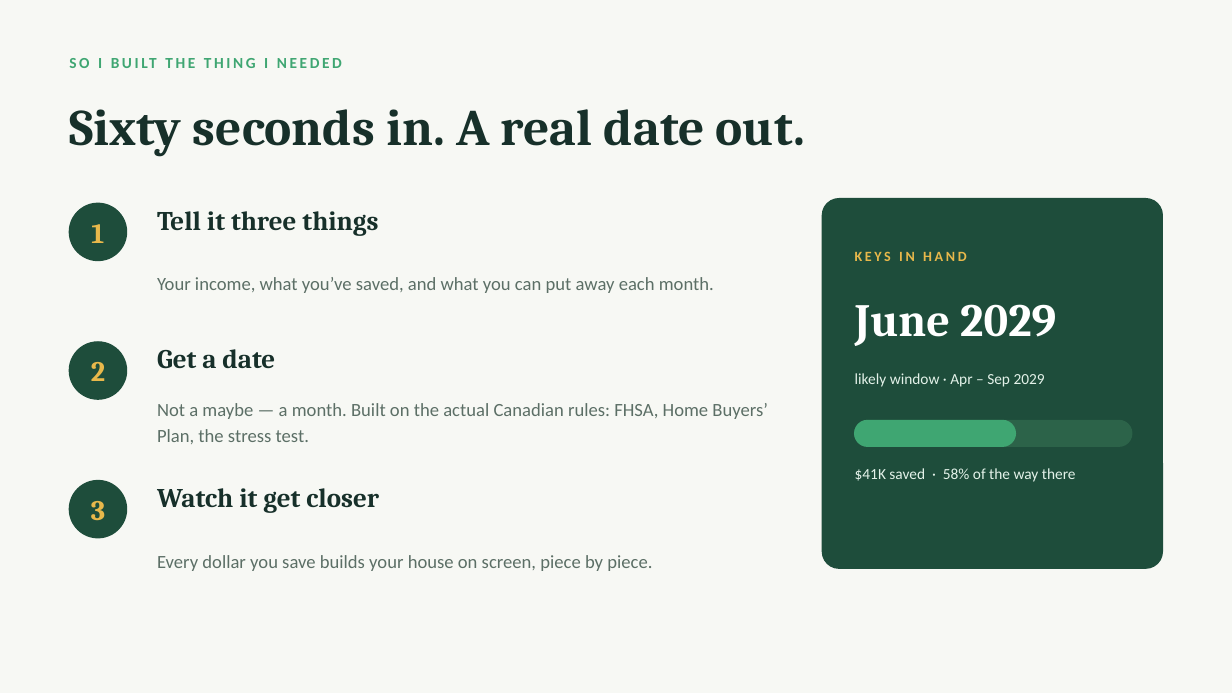
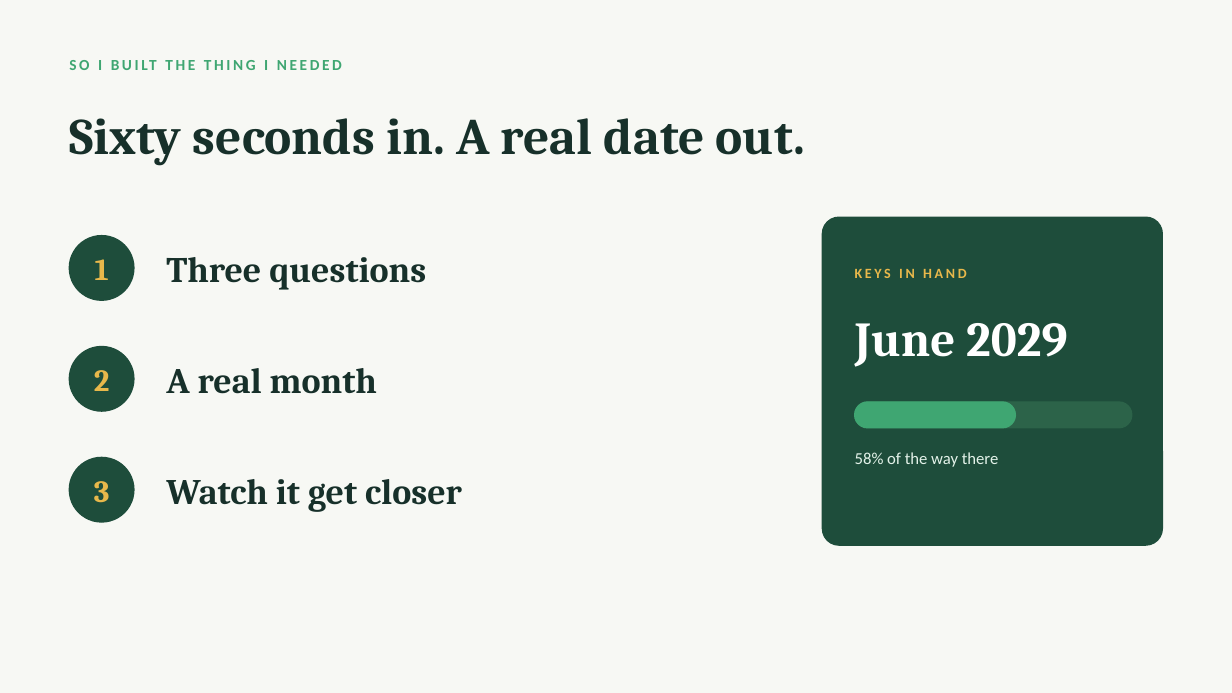
Before and after one commit to jasonmwong603/Claude-Code, a slide deck: slide 5 of apps/keydate/pitch/KeyDate-JCI-Edmonton.pptx. Drawn at 1232x693 pixels with LibreOffice and Linux fonts; fonts in the diff are those of the drawing. Boxes give left, top, right and bottom in pixels: in the first picture for what was removed or moved away, otherwise in the second. Text is boxed around its words. In the diff, an @@ line names an element or a change of style, - is before the commit and + after.

```diff
--- a/apps/keydate/pitch/KeyDate-JCI-Edmonton.pptx
+++ b/apps/keydate/pitch/KeyDate-JCI-Edmonton.pptx
@@ text "Sixty seconds in. A real ...": place and size @@
-text "Sixty seconds in. A real ..." at box(69, 109, 806, 157)
+text "Sixty seconds in. A real ..." at box(69, 118, 806, 166)
@@ text "1": place and size @@
-text "1" at box(91, 224, 104, 243)
+text "1" at box(95, 259, 109, 280)
@@ ellipse: place and size @@
-ellipse at box(69, 203, 127, 261)
+ellipse at box(69, 236, 134, 300)
@@ rounded rectangle: place and size @@
-rounded rectangle at box(823, 199, 1163, 568)
+rounded rectangle at box(823, 217, 1163, 545)
@@ rounded rectangle at box(823, 217, 1163, 545): proportions changed @@
@@ text at box(166, 257, 426, 290): text changed; size 21 to 28 pt @@
-Tell it three things
+Three questions
@@ text "KEYS IN HAND": place and size @@
-text "KEYS IN HAND" at box(855, 251, 966, 261)
+text "KEYS IN HAND" at box(855, 268, 966, 278)
@@ text removed at box(157, 277, 714, 293) @@
-Your income, what you’ve saved, and what you can put away each month.
@@ text "June 2029": place and size @@
-text "June 2029" at box(855, 304, 1056, 346)
+text "June 2029" at box(855, 323, 1068, 367)
@@ text "June 2029" at box(855, 323, 1068, 367): size 36 to 38 pt @@
@@ ellipse: place and size @@
-ellipse at box(69, 342, 127, 399)
+ellipse at box(69, 347, 134, 411)
@@ text removed at box(157, 349, 275, 369) @@
-Get a date
@@ text added at box(166, 368, 377, 394), 28 pt, text #17302A, bold @@
+A real month
@@ text removed at box(855, 373, 1045, 387) @@
-likely window · Apr – Sep 2029
@@ text removed at box(157, 403, 767, 444) @@
-Not a maybe — a month. Built on the actual Canadian rules: FHSA, Home Buyers’ Plan, the stress test.
@@ rounded rectangle: place and size @@
-rounded rectangle at box(855, 421, 1132, 446)
+rounded rectangle at box(855, 402, 1132, 428)
@@ rounded rectangle: place and size @@
-rounded rectangle at box(855, 421, 1016, 446)
+rounded rectangle at box(855, 402, 1016, 428)
@@ size 22 to 24 pt in 3 elements at box(95, 259, 109, 280), box(94, 370, 110, 391), box(94, 481, 110, 503) @@
@@ text "3": place and size @@
-text "3" at box(91, 501, 105, 520)
+text "3" at box(94, 481, 110, 503)
@@ ellipse: place and size @@
-ellipse at box(69, 481, 127, 538)
+ellipse at box(69, 457, 134, 522)
@@ text "Watch it get closer": place and size @@
-text "Watch it get closer" at box(157, 488, 379, 513)
+text "Watch it get closer" at box(166, 479, 462, 512)
@@ text "Watch it get closer" at box(166, 479, 462, 512): size 21 to 28 pt @@
@@ text at box(855, 452, 998, 467): text changed; size 12 to 13 pt @@
-$41K saved · 58% of the way there
+58% of the way there
@@ text removed at box(157, 555, 652, 571) @@
-Every dollar you save builds your house on screen, piece by piece.
```
Also in this commit, not shown: 9 other slides changed, 5 other files.
